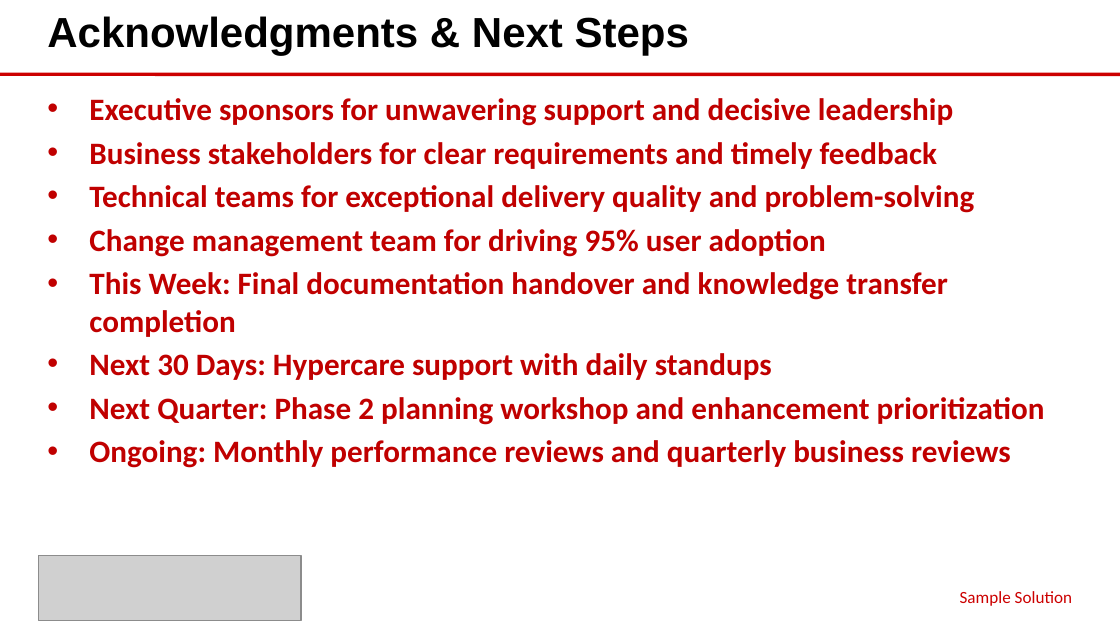
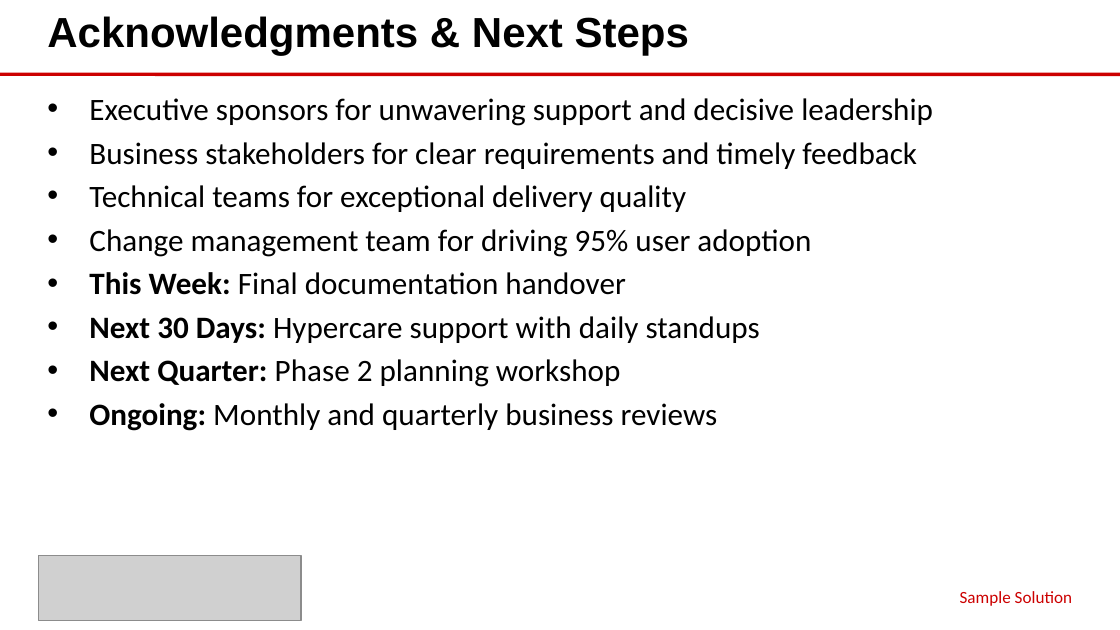
Before and after one commit to eoframework/solutions, a slide deck: slide 9 of solution-template/sample-provider/sample-category/sample-solution/delivery/closeout-presentation.pptx. Drawn at 1120x630 pixels with LibreOffice and Linux fonts; fonts in the diff are those of the drawing; grey boxes stand for pictures. Boxes give left, top, right and bottom in pixels: in the first picture for what was removed or moved away, otherwise in the second. Text is boxed around its words. In the diff, an @@ line names an element or a change of style, - is before the commit and + after.

```diff
--- a/solution-template/sample-provider/sample-category/sample-solution/delivery/closeout-presentation.pptx
+++ b/solution-template/sample-provider/sample-category/sample-solution/delivery/closeout-presentation.pptx
@@ text at (89, 98, 933, 343): text colour #C00000 to #000000 in "Executive sponsors for unwavering support and decisive ...", "Business stakeholders for clear requirements and timely ...", "Change management team for driving 95% user ...", "Next 30 Days: Hypercare support with daily ..."; bold off in "Executive sponsors for unwavering support and decisive ...", "Business stakeholders for clear requirements and timely ...", "Change management team for driving 95% user ...", "Hypercare support with daily standups" @@
@@ text at (89, 185, 686, 212): text changed; text colour #C00000 to #000000; bold off @@
-• Technical teams for exceptional delivery quality and problem-solving
+• Technical teams for exceptional delivery quality
@@ text at (89, 272, 625, 295): text changed; text colour #C00000 to #000000; bold off @@
-• This Week: Final documentation handover and knowledge transfer completion
+• This Week: Final documentation handover
@@ text at (89, 359, 718, 431): text changed; text colour #C00000 to #000000; bold off @@
-• Next Quarter: Phase 2 planning workshop and enhancement prioritization
-• Ongoing: Monthly performance reviews and quarterly business reviews
+• Next Quarter: Phase 2 planning workshop
+• Ongoing: Monthly and quarterly business reviews
```
Also in this commit, not shown: 2 other slides changed, 6 other files.
